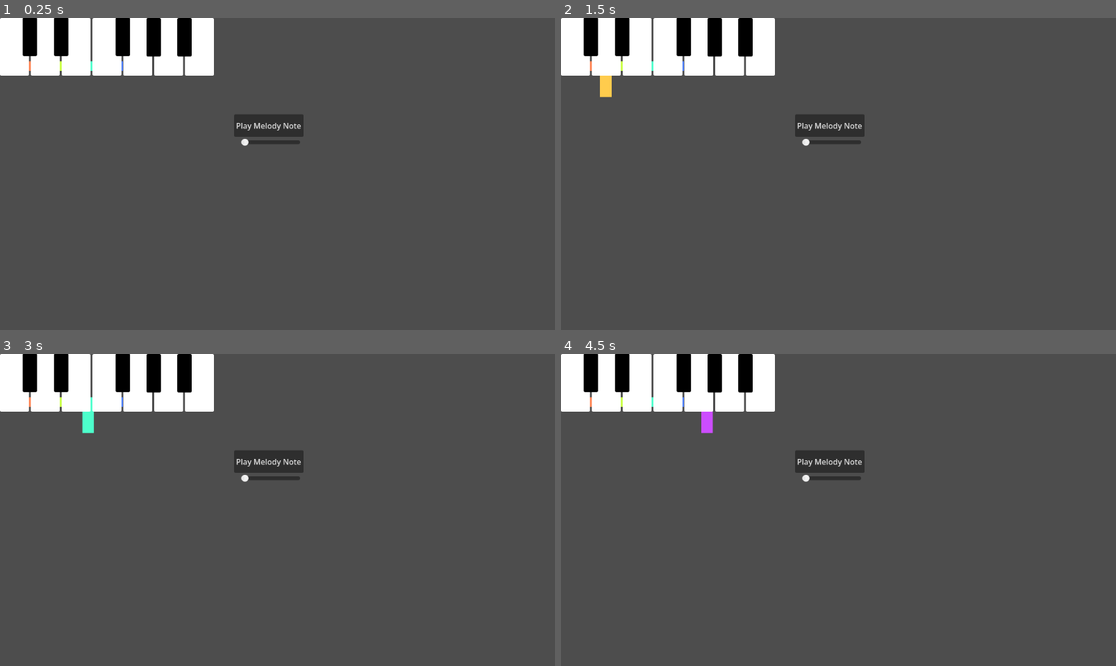
Above: before the commit, frames 1-4 (two rows, left to right).
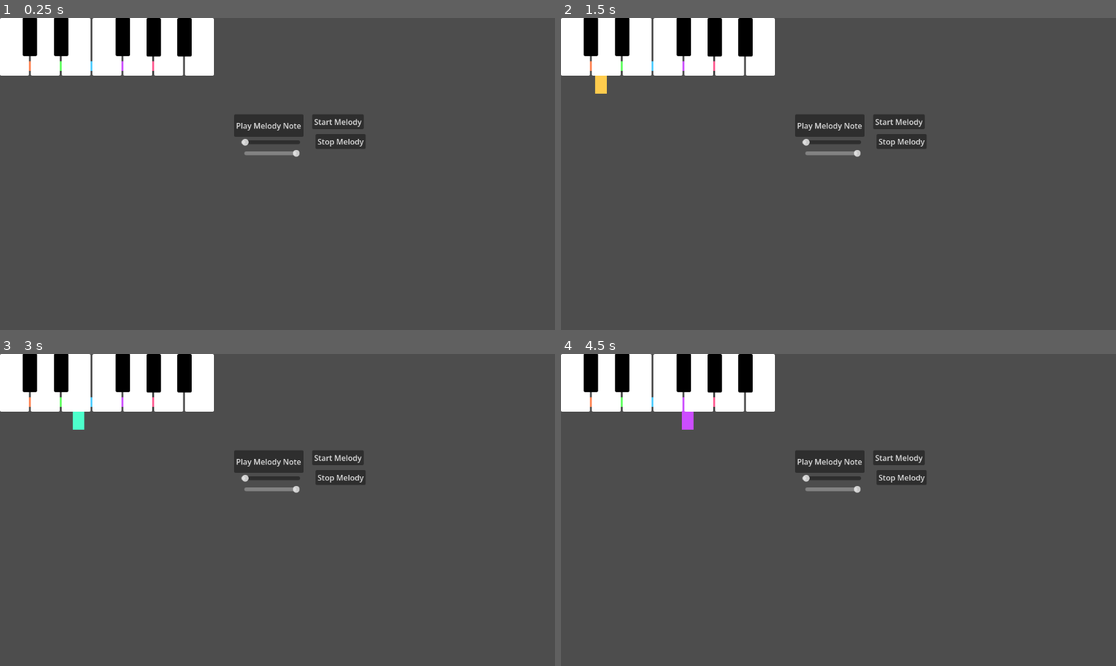
Above: after the commit, the same moments.

Repository: Askada21/Godot_Piano_Assignment-
Game: Godot game, scene res://piano.tscn
The game is run twice, just before and just after one commit, with the same random seed, the same clock (stepped at 60 frames per second) and the same inputs.
Inputs (mouse positions are in pixels of both pictures, inside the frame that each line leads up to):
- Up to frame 1 (0.25 s): no input
- Up to frame 2 (1.5 s): click (577, 46) at 0.5 s; click (605, 46) at 1.25 s
- Up to frame 3 (3 s): click (77, 382) at 2 s; click (105, 382) at 2.75 s
- Up to frame 4 (4.5 s): click (699, 382) at 3.5 s; click (727, 382) at 4.25 s

The runs differ from the first frame. In frame 1, 1.0% of the frame differs, in the area x 10-66%, y 13-45%; in frame 2, 1.1%; in frame 3, 1.2%; in frame 4, 1.2%.

Commit message:
Added 2 more buttons

Diff:
--- a/piano.gd
+++ b/piano.gd
@@ -1,7 +1,10 @@
 extends Node2D
 
+@onready var volume_slider = $UI/VolumeSlider
+@onready var pitch_slider = $UI/PitchSlider
+@onready var melody_timer = $MelodyTimer
+
 var note_paths = {
-	# white keys
 	"C":  "res://sounds/C.wav",
 	"D":  "res://sounds/D.wav",
 	"E":  "res://sounds/E.wav",
@@ -10,7 +13,6 @@
 	"A":  "res://sounds/A.wav",
 	"B":  "res://sounds/B.wav",
 
-	# black keys
 	"Cs": "res://sounds/Cs.wav",
 	"Ds": "res://sounds/Ds.wav",
 	"Fs": "res://sounds/Fs.wav",
@@ -33,10 +35,17 @@
 	KEY_J: "B"
 }
 
+var melody_pattern = ["C", "D", "E", "G", "A", "G", "E", "D"]
+var melody_index = 0
+
 func play_note(note):
 	var p = AudioStreamPlayer.new()
 	add_child(p)
+
 	p.stream = load(note_paths[note])
+	p.volume_db = linear_to_db(volume_slider.value)
+	p.pitch_scale = pitch_slider.value
+
 	p.play()
 	p.finished.connect(p.queue_free)
 
@@ -44,13 +53,33 @@
 	if visualizer:
 		visualizer.pulse_note(note)
 
-# handle keyboard from PC/mobile
 func _input(event):
 	if event is InputEventKey and event.pressed and not event.echo:
 		if key_map.has(event.keycode):
 			play_note(key_map[event.keycode])
 
-# handle touch/click
+func play_next_melody_note():
+	var note = melody_pattern[melody_index]
+	play_note(note)
+
+	melody_index += 1
+	if melody_index >= melody_pattern.size():
+		melody_index = 0
+
+# UI button signals
+func _on_melody_button_pressed() -> void:
+	play_next_melody_note()
+
+func _on_start_button_pressed() -> void:
+	melody_timer.start()
+
+func _on_stop_button_pressed() -> void:
+	melody_timer.stop()
+
+func _on_melody_timer_timeout() -> void:
+	play_next_melody_note()
+
+# Piano key button signals
 func _on_c_pressed() -> void:
 	play_note("C")
 
--- a/piano.tscn
+++ b/piano.tscn
@@ -544,8 +544,12 @@
 
 [node name="PitchSlider" type="HSlider" parent="UI" unique_id=1857537859]
 layout_mode = 0
-offset_right = 8.0
-offset_bottom = 16.0
+offset_left = 7.0
+offset_top = 23.0
+offset_right = 123.0
+offset_bottom = 39.0
+max_value = 2.0
+value = 2.0
 
 [node name="MelodyButton" type="Button" parent="UI" unique_id=95301415]
 layout_mode = 0
@@ -555,6 +559,25 @@
 offset_bottom = -3.0
 text = "Play Melody Note
 "
+
+[node name="StartButton" type="Button" parent="UI" unique_id=52295201]
+layout_mode = 0
+offset_left = 148.0
+offset_top = -50.0
+offset_right = 255.0
+offset_bottom = -19.0
+text = "Start Melody"
+
+[node name="StopButton" type="Button" parent="UI" unique_id=1118694584]
+layout_mode = 0
+offset_left = 155.0
+offset_top = -9.0
+offset_right = 259.0
+offset_bottom = 22.0
+text = "Stop Melody"
+
+[node name="MelodyTimer" type="Timer" parent="." unique_id=1165926571]
+wait_time = 0.4
 
 [node name="Player" type="AudioStreamPlayer2D" parent="." unique_id=1246453898]
 
@@ -570,3 +593,7 @@
 [connection signal="pressed" from="Keyboard/BlackKeys/Fs" to="." method="_on_fs_pressed"]
 [connection signal="pressed" from="Keyboard/BlackKeys/Gs" to="." method="_on_gs_pressed"]
 [connection signal="pressed" from="Keyboard/BlackKeys/As" to="." method="_on_as_pressed"]
+[connection signal="pressed" from="UI/MelodyButton" to="." method="_on_melody_button_pressed"]
+[connection signal="pressed" from="UI/StartButton" to="." method="_on_start_button_pressed"]
+[connection signal="pressed" from="UI/StopButton" to="." method="_on_stop_button_pressed"]
+[connection signal="timeout" from="MelodyTimer" to="." method="_on_melody_timer_timeout"]
--- a/visualizer.gd
+++ b/visualizer.gd
@@ -19,6 +19,26 @@
 	"B": 11
 }
 
+var bar_to_note = [
+	"C", "Cs", "D", "Ds", "E", "F",
+	"Fs", "G", "Gs", "A", "As", "B"
+]
+
+var note_x = {
+	"C": 0,
+	"Cs": 25,
+	"D": 50,
+	"Ds": 75,
+	"E": 100,
+	"F": 130,
+	"Fs": 155,
+	"G": 180,
+	"Gs": 205,
+	"A": 230,
+	"As": 255,
+	"B": 280
+}
+
 var bar_colors = [
 	Color("ff4d4dff"),
 	Color("ff804dff"),
@@ -34,22 +54,24 @@
 	Color("ff6699ff")
 ]
 
-const BAR_WIDTH := 24.0
-const BAR_GAP := 6.0
-const MIN_HEIGHT := 20.0
+const BAR_WIDTH := 12.0
+const MIN_HEIGHT := 8.0
 const MAX_HEIGHT := 140.0
 const TOP_MARGIN := 90.0
 const LEFT_MARGIN := 20.0
 
 func _ready():
 	energies.resize(bars.size())
+
 	for i in range(bars.size()):
 		energies[i] = 0.0
+
 		var bar = bars[i]
+
 		if bar is ColorRect:
 			bar.color = bar_colors[i % bar_colors.size()]
+
 		if bar is Control:
-			bar.position = Vector2(LEFT_MARGIN + i * (BAR_WIDTH + BAR_GAP), TOP_MARGIN)
 			bar.size = Vector2(BAR_WIDTH, MIN_HEIGHT)
 
 func pulse_note(note: String):
@@ -57,18 +79,18 @@
 		var i = note_to_bar[note]
 		energies[i] = 1.0
 
-		if i - 1 >= 0:
-			energies[i - 1] = max(energies[i - 1], 0.45)
-		if i + 1 < energies.size():
-			energies[i + 1] = max(energies[i + 1], 0.45)
-
 func _process(delta):
 	for i in range(energies.size()):
 		energies[i] = move_toward(energies[i], 0.0, delta * 3.0)
 
+		var note = bar_to_note[i]
 		var h = MIN_HEIGHT + energies[i] * (MAX_HEIGHT - MIN_HEIGHT)
+
+		var x = LEFT_MARGIN + note_x[note]
+		var y = TOP_MARGIN
+
 		var bar = bars[i]
 
 		if bar is Control:
-			bar.position = Vector2(LEFT_MARGIN + i * (BAR_WIDTH + BAR_GAP), TOP_MARGIN)
+			bar.position = Vector2(x, y)
 			bar.size = Vector2(BAR_WIDTH, h)
